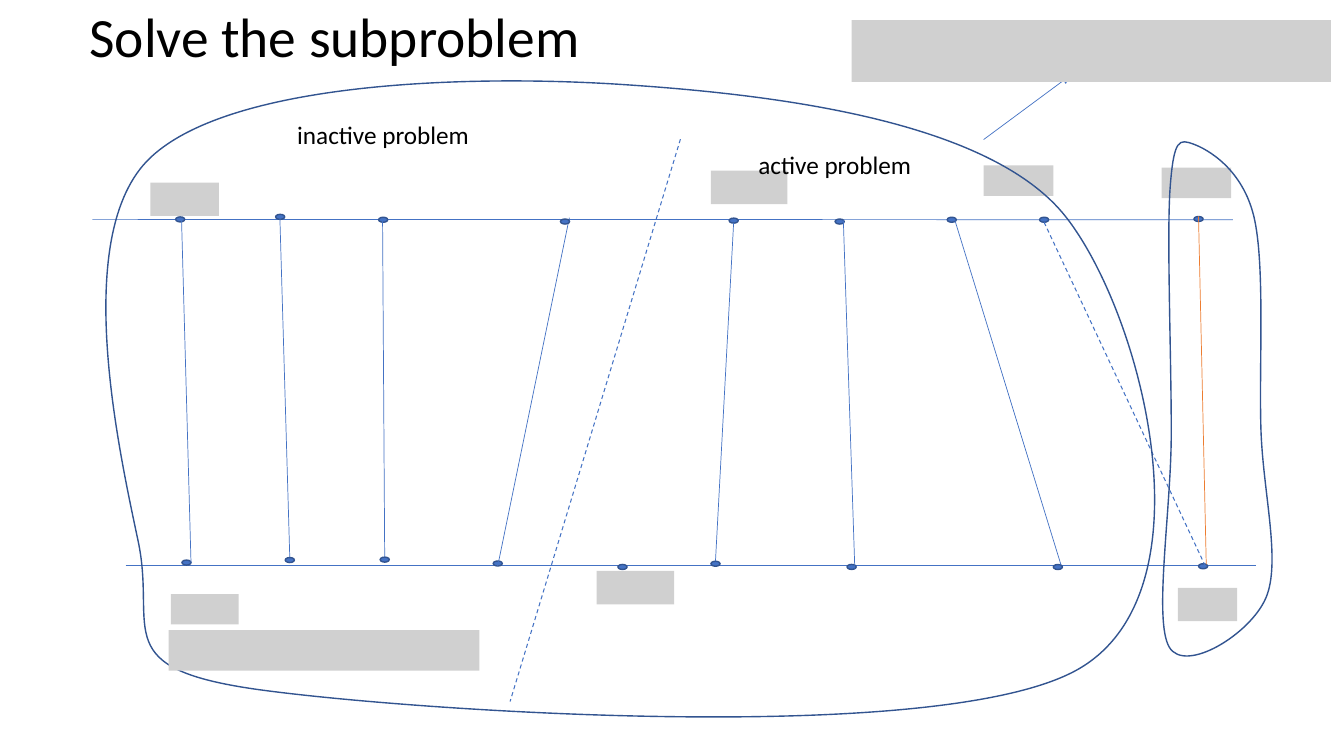
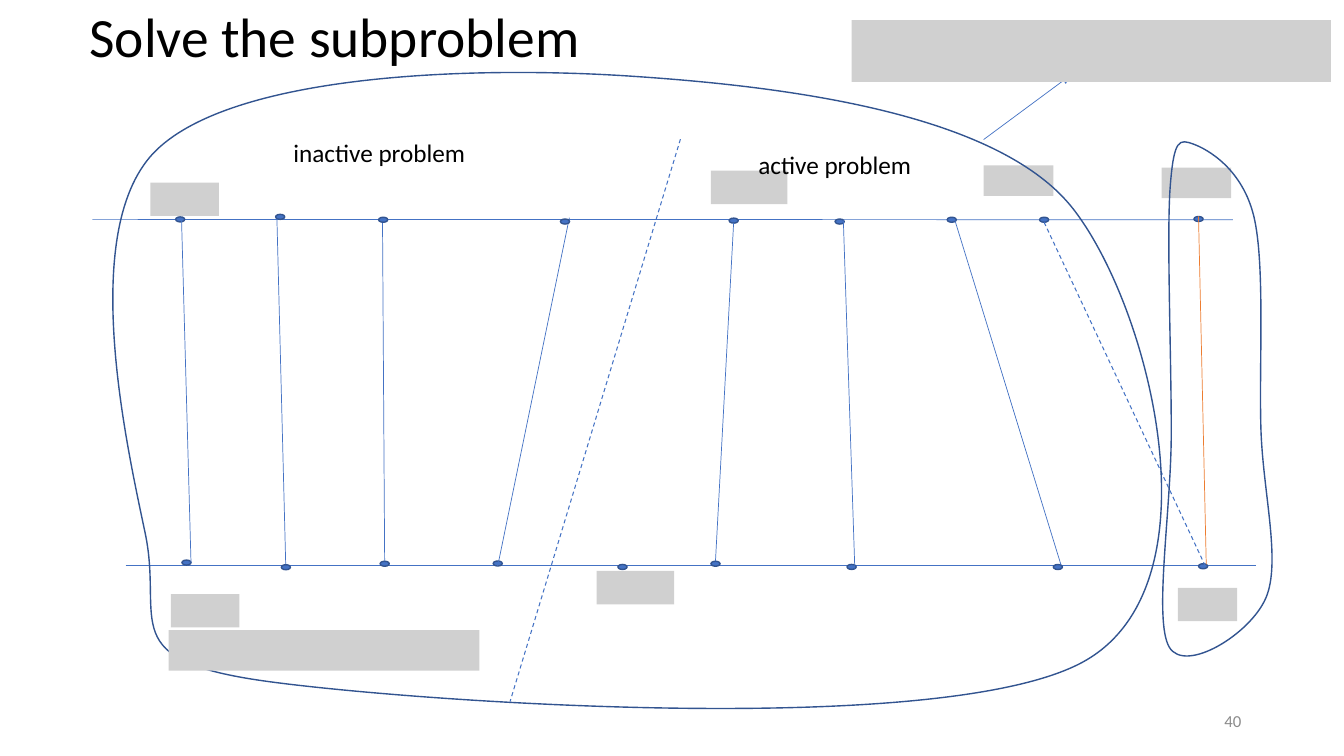
Before and after one commit to yikun-baio/sliced_opt, a slide deck: slide 40 of Sliced Optimal Partial Transport/report/OPT_Yikun.pptx. Drawn at 1344x756 pixels with LibreOffice and Linux fonts; fonts in the diff are those of the drawing; grey boxes stand for pictures. Boxes give left, top, right and bottom in pixels: in the first picture for what was removed or moved away, otherwise in the second. Text is boxed around its words. In the diff, an @@ line names an element or a change of style, - is before the commit and + after.

```diff
--- a/Sliced Optimal Partial Transport/report/OPT_Yikun.pptx
+++ b/Sliced Optimal Partial Transport/report/OPT_Yikun.pptx
@@ freeform shape: place and size @@
-freeform shape at (106, 81, 1154, 717)
+freeform shape at (113, 73, 1162, 709)
@@ text "inactive problem": place and size @@
-text "inactive problem" at (297, 126, 468, 148)
+text "inactive problem" at (293, 144, 465, 166)
@@ line moved from (280, 217) - (289, 558) to (277, 219) - (286, 570) @@
@@ line moved from (383, 219) - (385, 558) to (383, 223) - (385, 562) @@
@@ ellipse: place and size @@
-ellipse at (285, 558, 294, 563)
+ellipse at (281, 565, 290, 570)
@@ ellipse: place and size @@
-ellipse at (380, 558, 389, 563)
+ellipse at (380, 562, 389, 567)
@@ page number added at (1224, 716, 1241, 727), 12 pt, text #8C8C8C @@
+40
```
Also in this commit, not shown: 48 other slides changed, 5 slides added, 23 other files.
